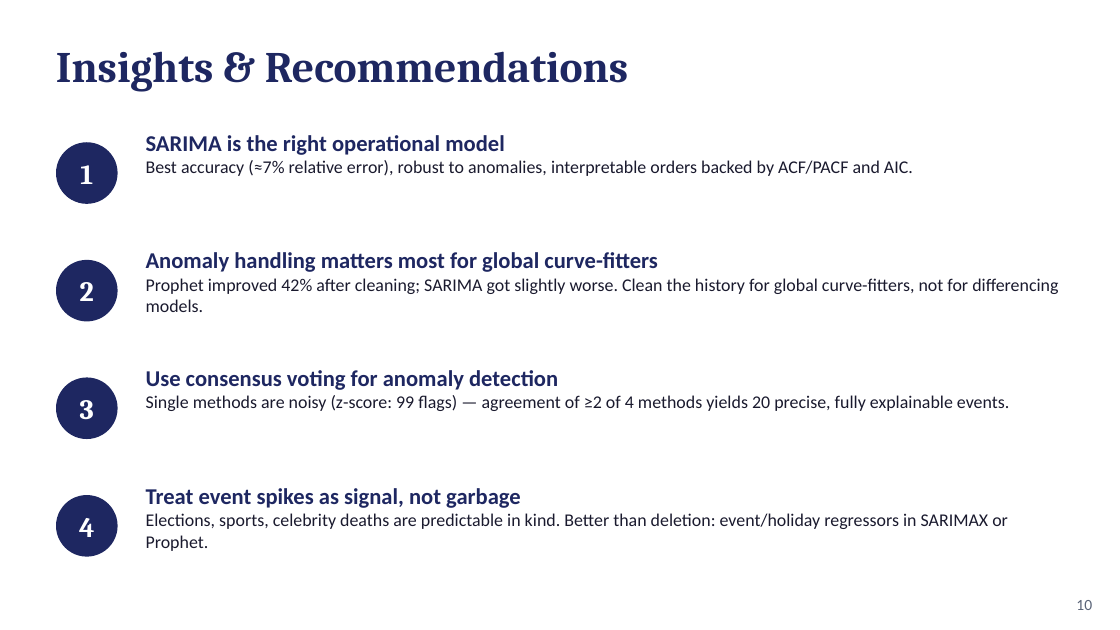
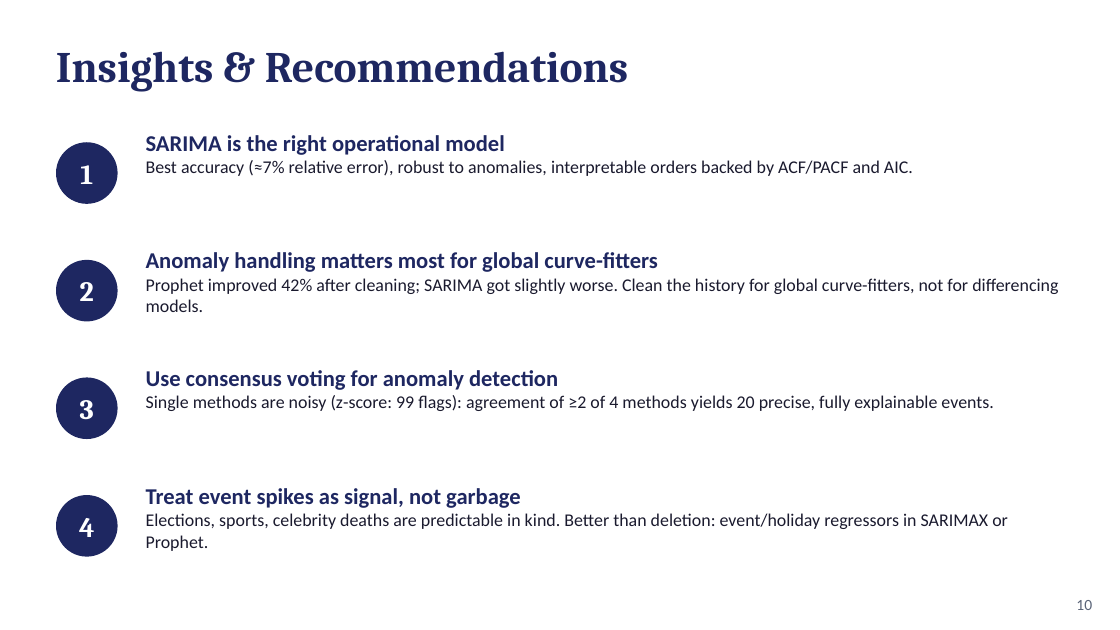
Before and after one commit to AyZee100/web-traffic-forecasting, a slide deck: slide 10 of slides.pptx. Drawn at 1120x630 pixels with LibreOffice and Linux fonts; fonts in the diff are those of the drawing. Boxes give left, top, right and bottom in pixels: in the first picture for what was removed or moved away, otherwise in the second. Text is boxed around its words. In the diff, an @@ line names an element or a change of style, - is before the commit and + after.

```diff
--- a/slides.pptx
+++ b/slides.pptx
@@ text at (x1=146, y1=395, x2=993, y2=411): text changed @@
-Single methods are noisy (z-score: 99 flags) — agreement of ≥2 of 4 methods yields 20 precise, fully explainable events.
+Single methods are noisy (z-score: 99 flags): agreement of ≥2 of 4 methods yields 20 precise, fully explainable events.
```
Also in this commit, not shown: 8 other slides changed, 1 slide added, 1 slide removed.
